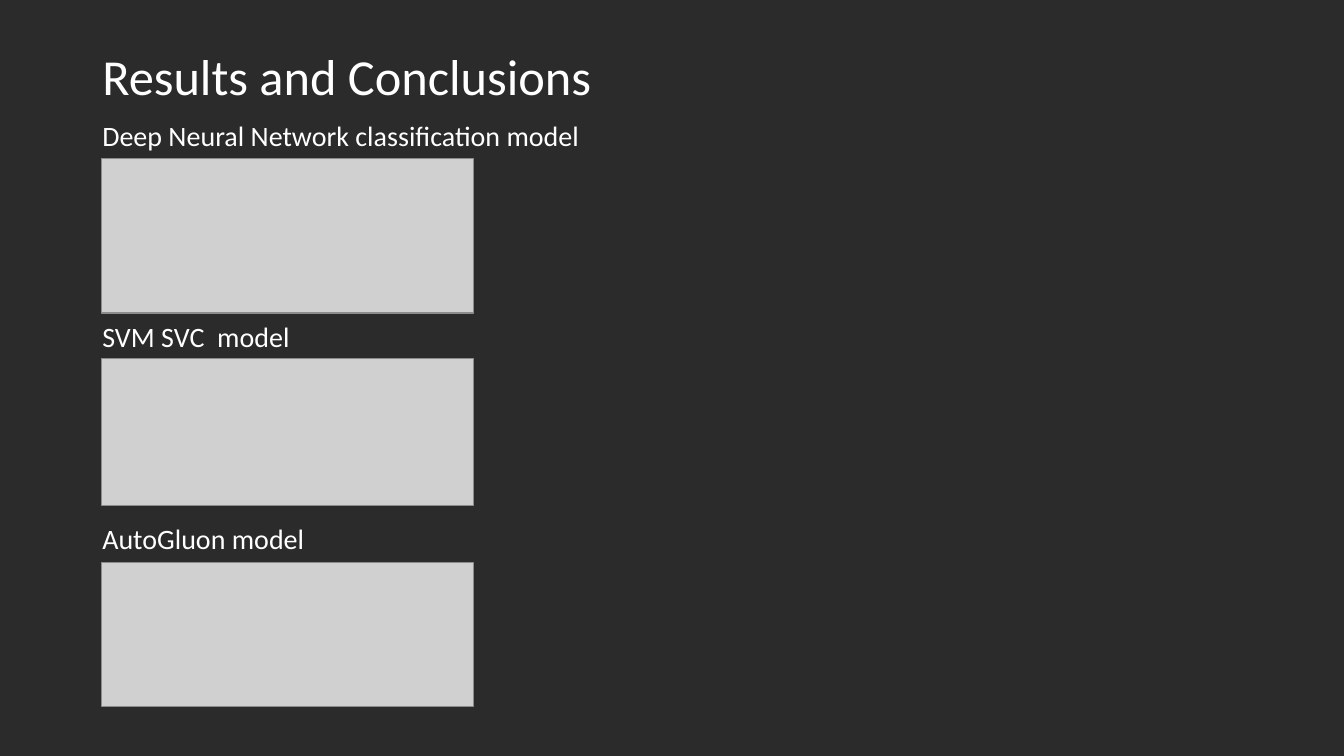
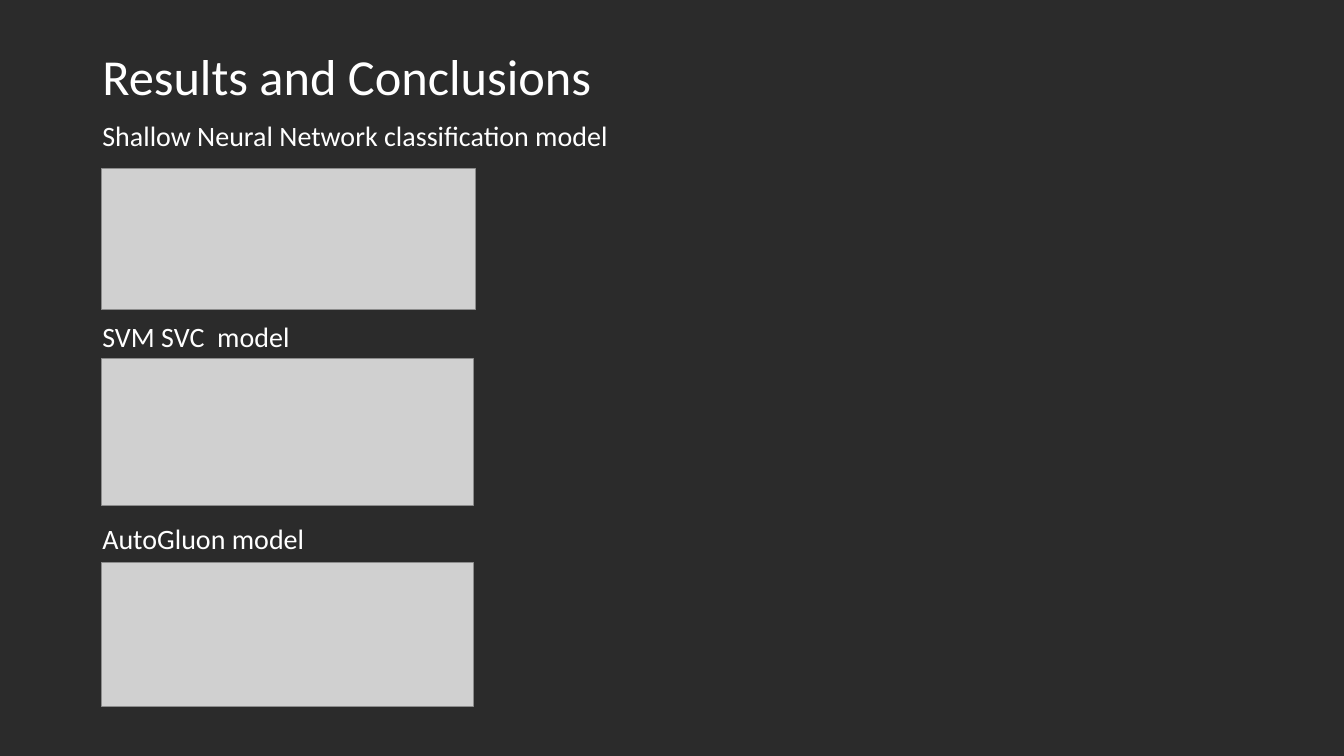
Before and after one commit to danenbm/fintech-p2-machine-learning, a slide deck: slide 3 of fintech-p2-machine-learning.pptx. Drawn at 1344x756 pixels with LibreOffice and Linux fonts; fonts in the diff are those of the drawing; grey boxes stand for pictures; background and template pictures are left out; a plain dark background stands for a picture behind light text. Boxes give left, top, right and bottom in pixels: in the first picture for what was removed or moved away, otherwise in the second. Text is boxed around its words. In the diff, an @@ line names an element or a change of style, - is before the commit and + after.

Commit message:
updated powerpoint screenshot for shallow neural network model results

```diff
--- a/fintech-p2-machine-learning.pptx
+++ b/fintech-p2-machine-learning.pptx
@@ text at (x1=102, y1=126, x2=607, y2=146): text changed @@
-Deep Neural Network classification model
+Shallow Neural Network classification model
@@ picture resized from (x1=102, y1=159, x2=474, y2=314) to (x1=102, y1=169, x2=476, y2=311) @@
```
